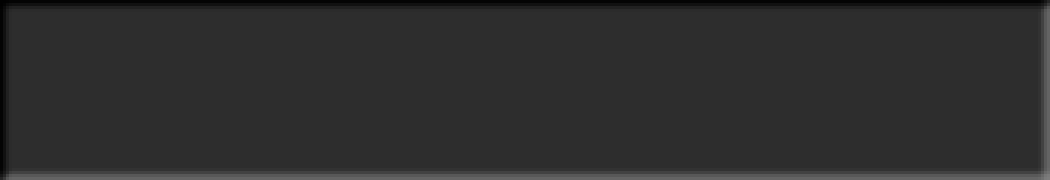
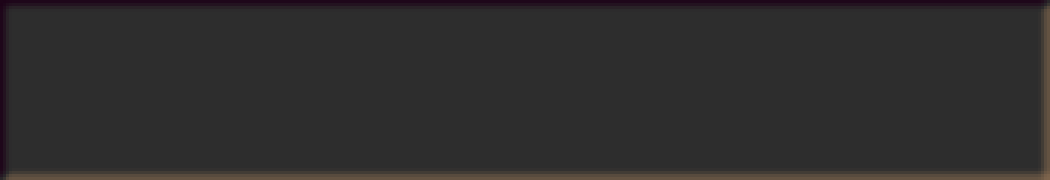
Comparing the layer stacks of the two w=1050, h=180 images. Changes:
added layer "v3" above "v2" over (0, 0, 1050, 180)
hid "v2" over (0, 0, 1050, 180)
